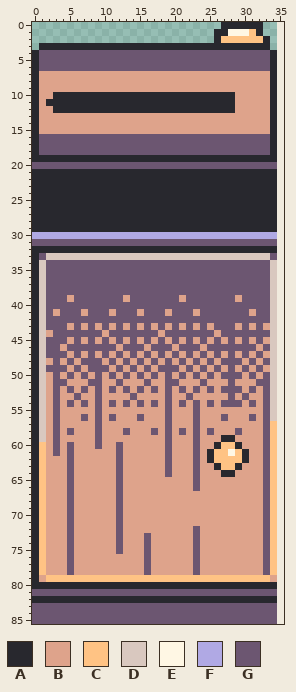
File history of a pixel-art file, Assets/MapAssets/Doors/puerta_vertical.aseprite. This is how it looked before the edit.
35x86 pixels, 1 frame. The old version is drawn lined up with the new one, on the new canvas.
Visible layers, top first: "Layer 1", "Layer 2".
Palette (. is transparent): A #28282e  B #dea38b  C #ffc384  D #d9c8bf  E #fff7e4  F #b0a9e4  G #6c5671
Pixels before (only the part around the change), first column x 19:
 0 ........AAAAAA...
 1 .......AAEEECA...
 2 .......ACCCCCCA..
 3 AAAAAAAAAAAAAAA..
 4 GGGGGGGGGGGGGGGA.
 5 GGGGGGGGGGGGGGGA.
 6 GGGGGGGGGGGGGGGA.
 7 BBBBBBBBBBBBBBBA.
 8 BBBBBBBBBBBBBBBA.
 9 BBBBBBBBBBBBBBBA.
10 AAAAAAAAAABBBBBA.
11 AAAAAAAAAABBBBBA.
12 AAAAAAAAAABBBBBA.
13 BBBBBBBBBBBBBBBA.
14 BBBBBBBBBBBBBBBA.
15 BBBBBBBBBBBBBBBA.
16 GGGGGGGGGGGGGGGA.
17 GGGGGGGGGGGGGGGA.
18 GGGGGGGGGGGGGGGA.
19 AAAAAAAAAAAAAAAA.
20 GGGGGGGGGGGGGGGG.
21 AAAAAAAAAAAAAAAA.
22 AAAAAAAAAAAAAAAA.
23 AAAAAAAAAAAAAAAA.
24 AAAAAAAAAAAAAAAA.
25 AAAAAAAAAAAAAAAA.
26 AAAAAAAAAAAAAAAA.
27 AAAAAAAAAAAAAAAA.
28 AAAAAAAAAAAAAAAA.
29 AAAAAAAAAAAAAAAA.
30 FFFFFFFFFFFFFFFF.
31 GGGGGGGGGGGGGGGG.
32 AAAAAAAAAAAAAAAA.
33 DDDDDDDDDDDDDDDG.
34 GGGGGGGGGGGGGGGD.
35 GGGGGGGGGGGGGGGD.
36 GGGGGGGGGGGGGGGD.
37 GGGGGGGGGGGGGGGD.
38 GGGGGGGGGGGGGGGD.
39 GGBGGGGGGGBGGGGD.
40 GGGGGGGGGGGGGGGD.
41 BGGGBGGGGGGGBGGD.
42 GGGGGGGGGGGGGGGD.
43 BGBGBGBGGGBGBGBD.
44 GGGGGGGBGGGGGGGD.
45 BGBGBGBGBGBGBGBD.
46 GBGGGBGGGGGGGBGD.
47 BGBGBGBGBGBGBGBD.
48 GBGBGBGBGGGBGBGD.
49 GGBGBGBGBGBGBGBD.
50 GBGBGBGBGGGBGBGD.
51 GGBBBGBBBGBBBGGD.
52 GBGBGBGBGGGBGBGD.
53 GBBGBBBBBGBGBBGD.
54 GBGBGBGBGGGBGBGD.
55 GBBBGBBBBBBBBBGD.
56 GBBBGBBBGBBBGBGD.
57 GBBBGBBBBBBBBBGC.
58 GBGBGBGBBBGBBBGC.
59 GBBBGBBBAABBBBGC.
60 GBBBGBBACCABBBGC.
61 GBBBGBACCECABBGC.
62 GBBBGBACCCCABBGC.
63 GBBBGBBACCABBBGC.
64 GBBBGBBBAABBBBGC.
65 BBBBGBBBBBBBBBGC.
66 BBBBGBBBBBBBBBGC.
67 BBBBBBBBBBBBBBGC.
68 BBBBBBBBBBBBBBGC.
69 BBBBBBBBBBBBBBGC.
70 BBBBBBBBBBBBBBGC.
71 BBBBBBBBBBBBBBGC.
72 BBBBGBBBBBBBBBGC.
73 BBBBGBBBBBBBBBGC.
74 BBBBGBBBBBBBBBGC.
75 BBBBGBBBBBBBBBGC.
76 BBBBGBBBBBBBBBGC.
77 BBBBGBBBBBBBBBGC.
78 BBBBGBBBBBBBBBGC.
79 CCCCCCCCCCCCCCCB.
80 AAAAAAAAAAAAAAAA.
81 GGGGGGGGGGGGGGGG.
82 AAAAAAAAAAAAAAAA.
83 GGGGGGGGGGGGGGGG.
84 GGGGGGGGGGGGGGGG.
85 GGGGGGGGGGGGGGGG.
After the commit:
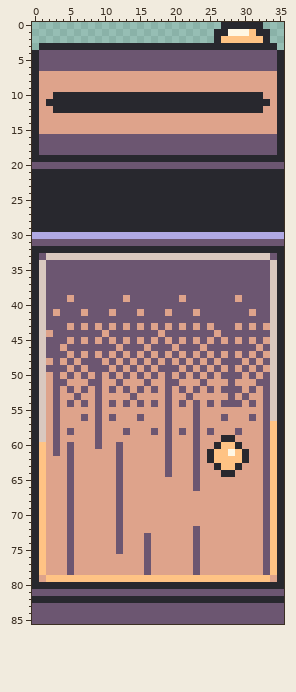
The edit:
{"change": "canvas 35x86 -> 36x86"}
{"y":1,"x":33,"old":".","new":"A"}
{"y":3,"x":34,"old":".","new":"A"}
{"y":4,"x":34,"old":"A.","new":"GA"}
{"y":5,"x":34,"old":"A.","new":"GA"}
{"y":6,"x":34,"old":"A.","new":"GA"}
{"y":7,"x":34,"old":"A.","new":"BA"}
{"y":8,"x":34,"old":"A.","new":"BA"}
{"y":9,"x":34,"old":"A.","new":"BA"}
{"y":10,"x":29,"old":"BBBB","new":"AAAA"}
{"y":10,"x":34,"old":"A.","new":"BA"}
{"y":11,"x":29,"old":"BBBBBA.","new":"AAAAABA"}
{"y":12,"x":29,"old":"BBBB","new":"AAAA"}
{"y":12,"x":34,"old":"A.","new":"BA"}
{"y":13,"x":34,"old":"A.","new":"BA"}
{"y":14,"x":34,"old":"A.","new":"BA"}
{"y":15,"x":34,"old":"A.","new":"BA"}
{"y":16,"x":34,"old":"A.","new":"GA"}
{"y":17,"x":34,"old":"A.","new":"GA"}
{"y":18,"x":34,"old":"A.","new":"GA"}
{"y":19,"x":35,"old":".","new":"A"}
{"y":20,"x":35,"old":".","new":"G"}
{"y":21,"x":35,"old":".","new":"A"}
{"y":22,"x":35,"old":".","new":"A"}
{"y":23,"x":35,"old":".","new":"A"}
{"y":24,"x":35,"old":".","new":"A"}
{"y":25,"x":35,"old":".","new":"A"}
{"y":26,"x":35,"old":".","new":"A"}
{"y":27,"x":35,"old":".","new":"A"}
{"y":28,"x":35,"old":".","new":"A"}
{"y":29,"x":35,"old":".","new":"A"}
{"y":30,"x":35,"old":".","new":"F"}
{"y":31,"x":35,"old":".","new":"G"}
{"y":32,"x":35,"old":".","new":"A"}
{"y":33,"x":35,"old":".","new":"A"}
{"y":34,"x":35,"old":".","new":"A"}
{"y":35,"x":35,"old":".","new":"A"}
{"y":36,"x":35,"old":".","new":"A"}
{"y":37,"x":35,"old":".","new":"A"}
{"y":38,"x":35,"old":".","new":"A"}
{"y":39,"x":35,"old":".","new":"A"}
{"y":40,"x":35,"old":".","new":"A"}
{"y":41,"x":35,"old":".","new":"A"}
{"y":42,"x":35,"old":".","new":"A"}
{"y":43,"x":35,"old":".","new":"A"}
{"y":44,"x":35,"old":".","new":"A"}
{"y":45,"x":35,"old":".","new":"A"}
{"y":46,"x":35,"old":".","new":"A"}
{"y":47,"x":35,"old":".","new":"A"}
{"y":48,"x":35,"old":".","new":"A"}
{"y":49,"x":35,"old":".","new":"A"}
{"y":50,"x":35,"old":".","new":"A"}
{"y":51,"x":35,"old":".","new":"A"}
{"y":52,"x":35,"old":".","new":"A"}
{"y":53,"x":35,"old":".","new":"A"}
{"y":54,"x":35,"old":".","new":"A"}
{"y":55,"x":35,"old":".","new":"A"}
{"y":56,"x":35,"old":".","new":"A"}
{"y":57,"x":35,"old":".","new":"A"}
{"y":58,"x":35,"old":".","new":"A"}
{"y":59,"x":35,"old":".","new":"A"}
{"y":60,"x":35,"old":".","new":"A"}
{"y":61,"x":35,"old":".","new":"A"}
{"y":62,"x":35,"old":".","new":"A"}
{"y":63,"x":35,"old":".","new":"A"}
{"y":64,"x":35,"old":".","new":"A"}
{"y":65,"x":35,"old":".","new":"A"}
{"y":66,"x":35,"old":".","new":"A"}
{"y":67,"x":35,"old":".","new":"A"}
{"y":68,"x":35,"old":".","new":"A"}
{"y":69,"x":35,"old":".","new":"A"}
{"y":70,"x":35,"old":".","new":"A"}
{"y":71,"x":35,"old":".","new":"A"}
{"y":72,"x":35,"old":".","new":"A"}
{"y":73,"x":35,"old":".","new":"A"}
{"y":74,"x":35,"old":".","new":"A"}
{"y":75,"x":35,"old":".","new":"A"}
{"y":76,"x":35,"old":".","new":"A"}
{"y":77,"x":35,"old":".","new":"A"}
{"y":78,"x":35,"old":".","new":"A"}
{"y":79,"x":35,"old":".","new":"A"}
{"y":80,"x":35,"old":".","new":"A"}
{"y":81,"x":35,"old":".","new":"G"}
{"y":82,"x":35,"old":".","new":"A"}
{"y":83,"x":35,"old":".","new":"G"}
{"y":84,"x":35,"old":".","new":"G"}
{"y":85,"x":35,"old":".","new":"G"}
{"label":"changed","picture_box":[235,29,284,624]}
